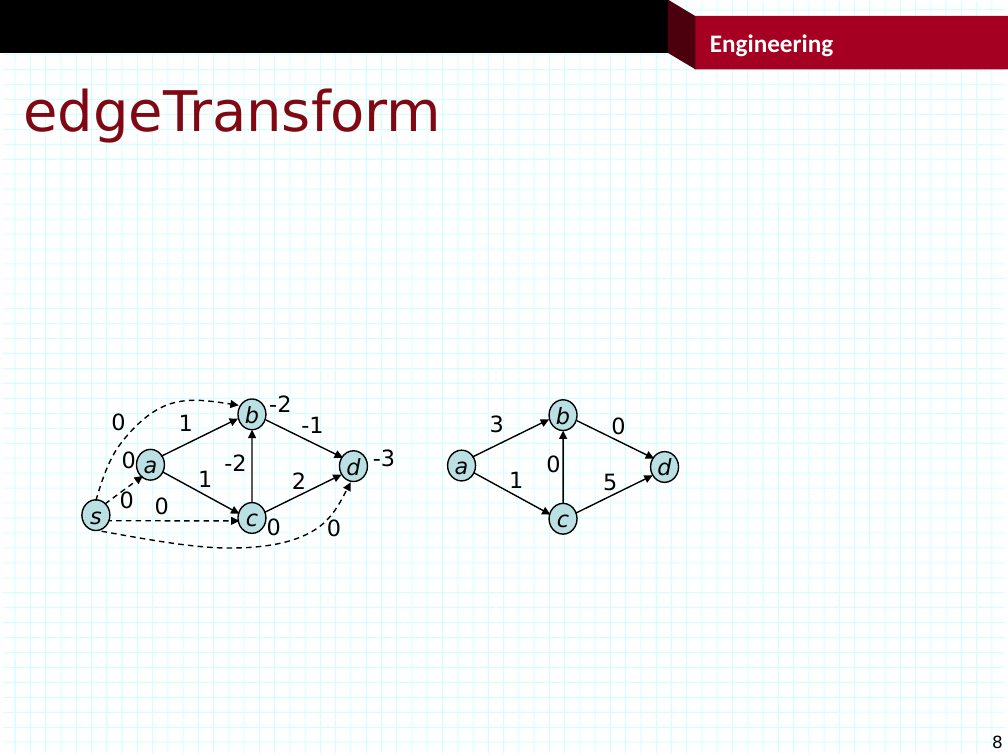
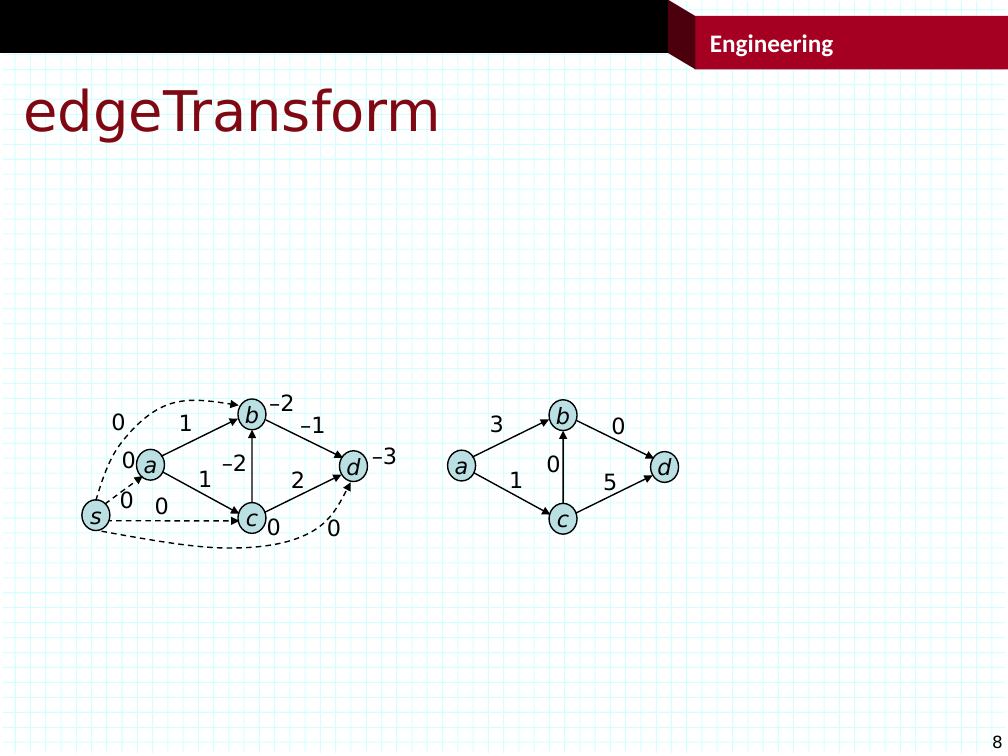
Before and after one commit to jonturner53/gads, a slide deck: slide 8 of graphAlgorithms/shortPaths/figs.pptx. Drawn at 1008x756 pixels with LibreOffice and Linux fonts; fonts in the diff are those of the drawing; background and template pictures are left out. Boxes give left, top, right and bottom in pixels: in the first picture for what was removed or moved away, otherwise in the second. Text is boxed around its words. In the diff, an @@ line names an element or a change of style, - is before the commit and + after.

```diff
--- a/graphAlgorithms/shortPaths/figs.pptx
+++ b/graphAlgorithms/shortPaths/figs.pptx
@@ text at (269, 392, 294, 416): text changed @@
--2
+–2
@@ text at (300, 415, 325, 439): text changed @@
--1
+–1
@@ text at (372, 446, 397, 470): text changed @@
--3
+–3
@@ text at (222, 454, 247, 471): text changed @@
--2
+–2
```
Also in this commit, not shown: 1 other slide changed, 25 other files.
